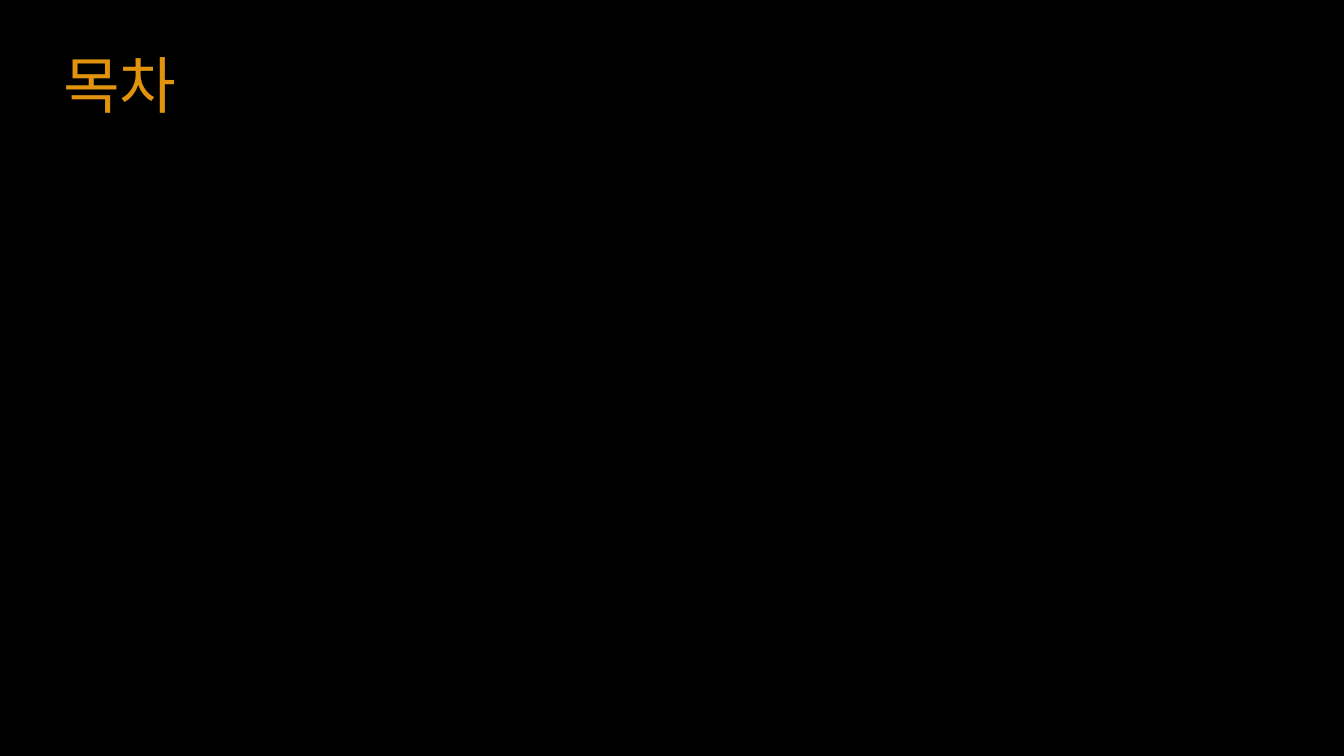
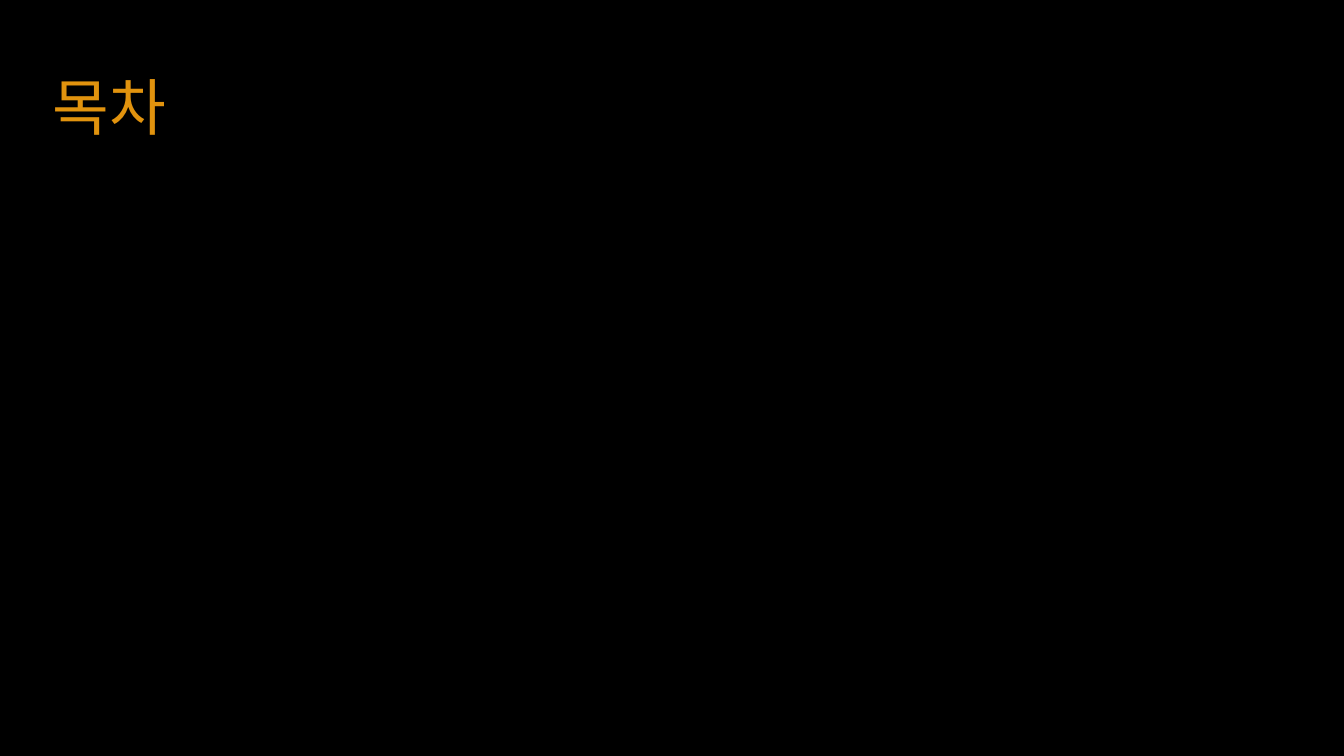
Before and after one commit to YKTeam/Room503, a slide deck: slide 2 of Document/Escape Cube(가제) ppt.pptx. Drawn at 1344x756 pixels with LibreOffice and Linux fonts; fonts in the diff are those of the drawing. Boxes give left, top, right and bottom in pixels: in the first picture for what was removed or moved away, otherwise in the second. Text is boxed around its words. In the diff, an @@ line names an element or a change of style, - is before the commit and + after.

```diff
--- a/Document/Escape Cube(가제) ppt.pptx
+++ b/Document/Escape Cube(가제) ppt.pptx
@@ text "목차": place and size @@
-text "목차" at <box>63,57,176,113</box>
+text "목차" at <box>53,79,166,135</box>
```
Also in this commit, not shown: 2 other slides changed, 3 slides added, 1 slide removed, 4 other files.
